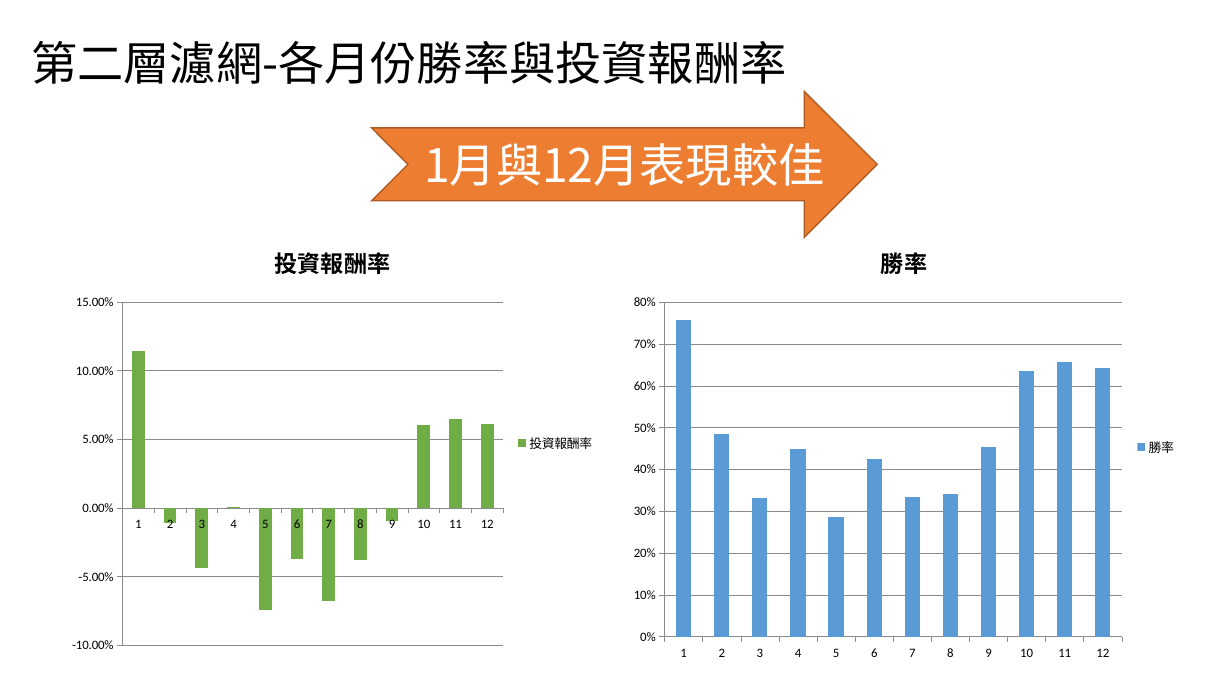
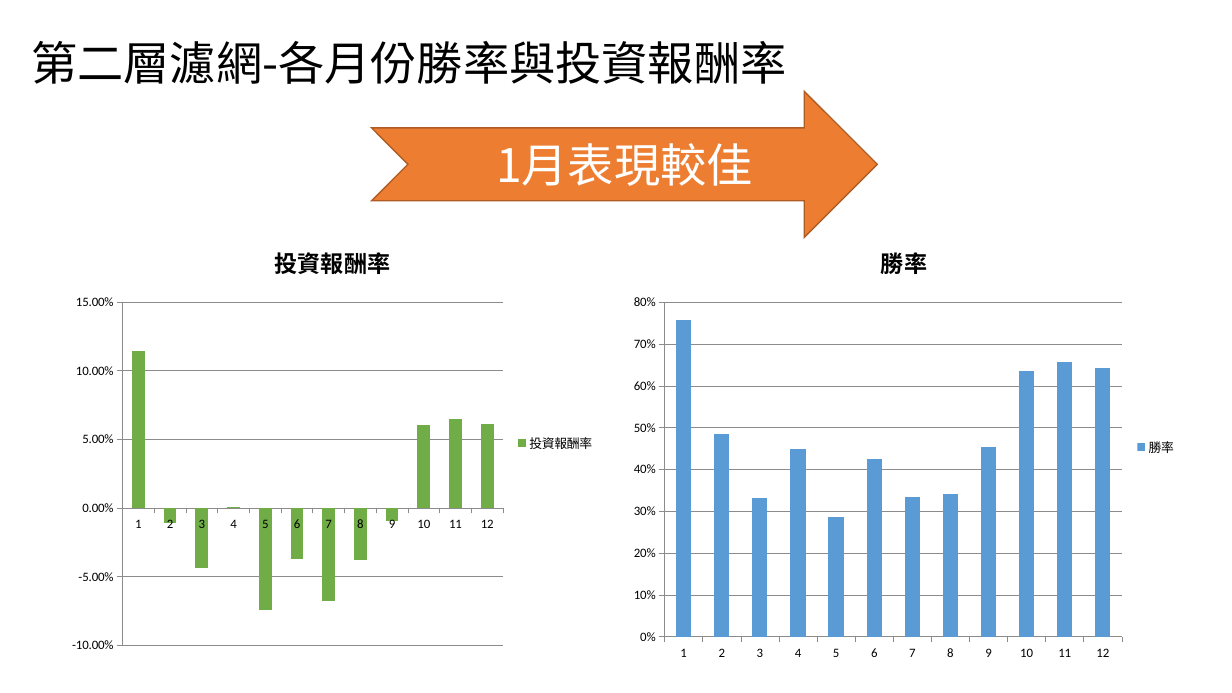
Before and after one commit to Garlylin/data, a slide deck: slide 14 of 強勢股vs.pptx. Drawn at 1232x693 pixels with LibreOffice and Linux fonts; fonts in the diff are those of the drawing. Boxes give left, top, right and bottom in pixels: in the first picture for what was removed or moved away, otherwise in the second. Text is boxed around its words. In the diff, an @@ line names an element or a change of style, - is before the commit and + after.

```diff
--- a/強勢股vs.pptx
+++ b/強勢股vs.pptx
@@ text in notched right arrow at [496,143,753,186]: text changed @@
-1月與12月表現較佳
+1月表現較佳
```
Also in this commit, not shown: 4 other slides changed, 16 slides added, 1 other file.
